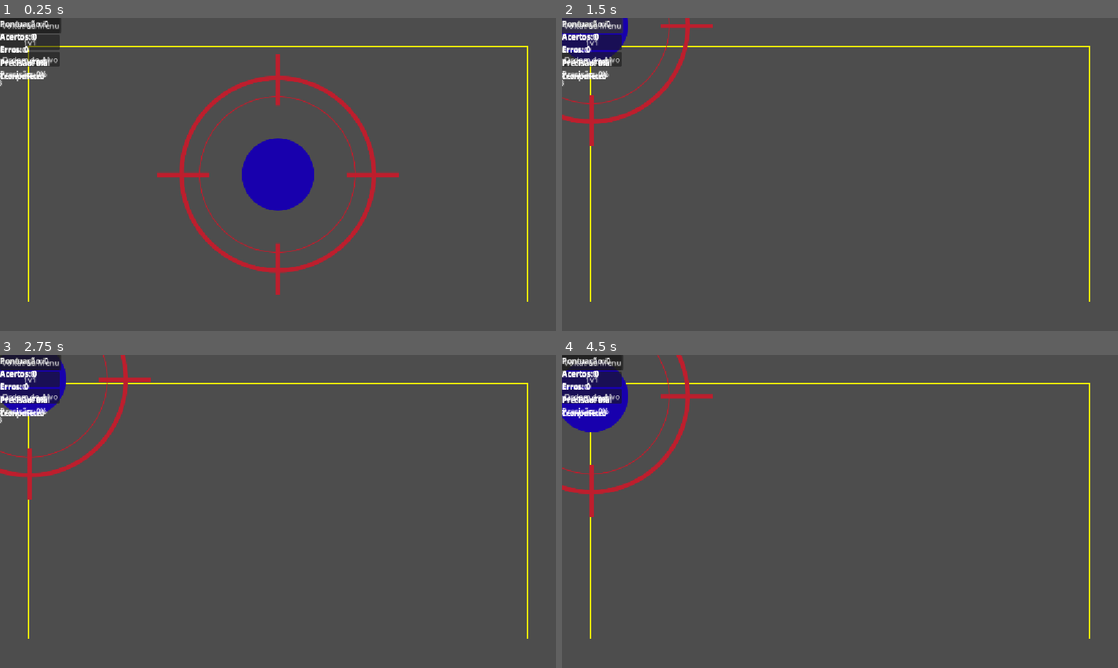
Above: before the commit, frames 1-4 (two rows, left to right).
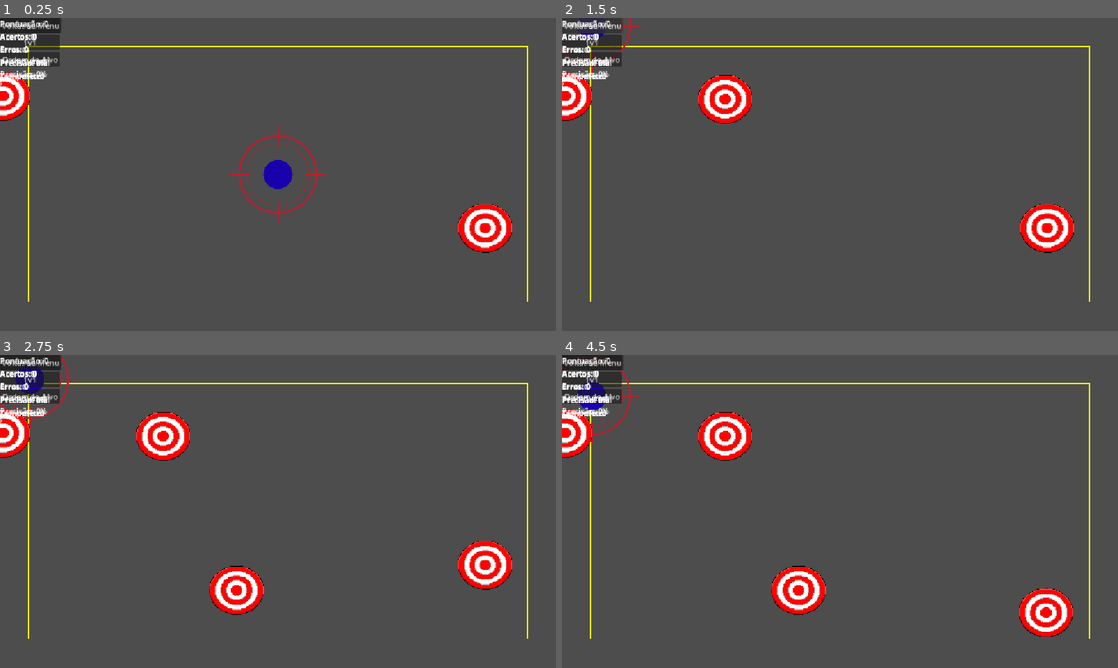
Above: after the commit, the same moments.

Repository: ditoslv/JOGO_CG2VA
Game: Godot game, scene res://TESTES/Teste_core.tscn
Same seed, same stepped clock (60 frames per second), same inputs: the game is played once before the commit and once after it. This scene is started directly instead of the project's main scene.
Inputs:
- Up to frame 1 (0.25 s): no input
- Up to frame 2 (1.5 s): click "Solo" at 0.5 s; click "Solo" at 1.25 s
- Up to frame 3 (2.75 s): click "1v1" at 2 s
- Up to frame 4 (4.5 s): click "Ordem do Alvo" at 2.75 s; click "1v1" at 3.5 s; click "Ordem do Alvo" at 4.25 s

The runs differ from the first frame. In frame 1, 6.8% of the frame differs, in the area x 0-93%, y 11-89%; in frame 2, 4.7%; in frame 3, 6.2%; in frame 4, 6.6%.

Commit message:
feat: ajusta volume e autoplay da música de fundo

Diff:
--- a/AudioManager.tscn
+++ b/AudioManager.tscn
@@ -1,8 +1,20 @@
 [gd_scene format=3 uid="uid://gp11a8663xuq"]
 
 [ext_resource type="Script" uid="uid://2egr7a83fkxy" path="res://audio_manager.gd" id="1_2nh25"]
+[ext_resource type="AudioStream" uid="uid://btmokgfedpsa" path="res://audios/arrow-impact.mp3" id="2_sxe6l"]
+[ext_resource type="AudioStream" uid="uid://d323kbxkll7rp" path="res://audios/error-126627.mp3" id="3_mh7xs"]
+[ext_resource type="AudioStream" uid="uid://b4cnmd4elfvx5" path="res://audios/『 Frieren Beyond Journey's End 』Epic OST - Sorikai _ (youtube).mp3" id="4_wda1a"]
 
 [node name="AudioManager" type="Node" unique_id=135494414]
 script = ExtResource("1_2nh25")
 
 [node name="SFX_Acerto" type="AudioStreamPlayer" parent="." unique_id=1185378648]
+stream = ExtResource("2_sxe6l")
+
+[node name="SFX_Erro" type="AudioStreamPlayer" parent="." unique_id=577739684]
+stream = ExtResource("3_mh7xs")
+
+[node name="Musica" type="AudioStreamPlayer" parent="." unique_id=2133037119]
+stream = ExtResource("4_wda1a")
+volume_db = -25.0
+autoplay = true
--- /dev/null
+++ b/Resources/Fases/fase_02_translacao.tres
@@ -0,0 +1,16 @@
+[gd_resource type="Resource" script_class="FaseConfig" load_steps=2 format=3]
+
+[ext_resource type="Script" uid="uid://ba21s4yrq1pdr" path="res://scripts/Core/FaseConfig.gd" id="1"]
+
+[resource]
+script = ExtResource("1")
+nome_fase = "Fase 2 - Translação"
+quantidade_alvos_simultaneos = 3
+total_de_alvos = 10
+intervalo_spawn = 1.2
+velocidade_base = 90.0
+direcao_padrao = Vector2(1, 0)
+velocidade_angular_padrao = 0.0
+escala_min_padrao = 1.0
+escala_max_padrao = 1.0
+tempo_de_vida_padrao = 3.5
--- /dev/null
+++ b/Resources/Fases/fase_03_translacao_rapida.tres
@@ -0,0 +1,16 @@
+[gd_resource type="Resource" script_class="FaseConfig" load_steps=2 format=3]
+
+[ext_resource type="Script" uid="uid://ba21s4yrq1pdr" path="res://scripts/Core/FaseConfig.gd" id="1"]
+
+[resource]
+script = ExtResource("1")
+nome_fase = "Fase 3 - Translação Rápida"
+quantidade_alvos_simultaneos = 4
+total_de_alvos = 12
+intervalo_spawn = 1.0
+velocidade_base = 180.0
+direcao_padrao = Vector2(1, 0)
+velocidade_angular_padrao = 0.0
+escala_min_padrao = 1.0
+escala_max_padrao = 1.0
+tempo_de_vida_padrao = 2.5
--- /dev/null
+++ b/Resources/Fases/fase_04_rotacao.tres
@@ -0,0 +1,16 @@
+[gd_resource type="Resource" script_class="FaseConfig" load_steps=2 format=3]
+
+[ext_resource type="Script" uid="uid://ba21s4yrq1pdr" path="res://scripts/Core/FaseConfig.gd" id="1"]
+
+[resource]
+script = ExtResource("1")
+nome_fase = "Fase 4 - Rotação"
+quantidade_alvos_simultaneos = 4
+total_de_alvos = 12
+intervalo_spawn = 1.0
+velocidade_base = 0.0
+direcao_padrao = Vector2(0, 0)
+velocidade_angular_padrao = 3.0
+escala_min_padrao = 1.0
+escala_max_padrao = 1.0
+tempo_de_vida_padrao = 3.5
--- /dev/null
+++ b/Resources/Fases/fase_05_escala.tres
@@ -0,0 +1,16 @@
+[gd_resource type="Resource" script_class="FaseConfig" load_steps=2 format=3]
+
+[ext_resource type="Script" uid="uid://ba21s4yrq1pdr" path="res://scripts/Core/FaseConfig.gd" id="1"]
+
+[resource]
+script = ExtResource("1")
+nome_fase = "Fase 5 - Escala"
+quantidade_alvos_simultaneos = 4
+total_de_alvos = 12
+intervalo_spawn = 1.0
+velocidade_base = 0.0
+direcao_padrao = Vector2(0, 0)
+velocidade_angular_padrao = 0.0
+escala_min_padrao = 0.6
+escala_max_padrao = 1.6
+tempo_de_vida_padrao = 3.5
--- /dev/null
+++ b/Resources/Fases/fase_06_combinacao.tres
@@ -0,0 +1,16 @@
+[gd_resource type="Resource" script_class="FaseConfig" load_steps=2 format=3]
+
+[ext_resource type="Script" uid="uid://ba21s4yrq1pdr" path="res://scripts/Core/FaseConfig.gd" id="1"]
+
+[resource]
+script = ExtResource("1")
+nome_fase = "Fase 6 - Combinação"
+quantidade_alvos_simultaneos = 5
+total_de_alvos = 15
+intervalo_spawn = 0.9
+velocidade_base = 110.0
+direcao_padrao = Vector2(1, -0.4)
+velocidade_angular_padrao = 2.0
+escala_min_padrao = 0.7
+escala_max_padrao = 1.4
+tempo_de_vida_padrao = 3.0
--- a/TESTES/Teste_core.tscn
+++ b/TESTES/Teste_core.tscn
@@ -18,6 +18,7 @@
 script = ExtResource("1_l0h3n")
 
 [node name="Sprite2D" type="Sprite2D" parent="Mira" unique_id=534126409]
+scale = Vector2(0.4, 0.4)
 texture = ExtResource("2_8fgkk")
 
 [node name="Disparo" type="Node2D" parent="." unique_id=833316843]
--- a/audio_manager.gd
+++ b/audio_manager.gd
@@ -1,4 +1,72 @@
 extends Node
+## Autoload (Project Settings > Autoload > AudioManager).
+## Ponto único de áudio do jogo: SFX de acerto/erro, música de fundo e
+## (futuramente) falas aleatórias.
+##
+## IMPORTANTE — por que este script NÃO precisa de nenhuma linha em
+## Disparo.gd nem em Target.gd (arquivos da Pessoa 1):
+## ScoreSystem já é Autoload e já emite o sinal público "score_updated"
+## a cada acerto ou erro (pensado, segundo o próprio comentário do
+## script, pra "qualquer script do jogo" consumir sem referência
+## explícita — é assim que a Pessoa 2 vai ler pro HUD). Este script só
+## assina esse mesmo sinal e compara os totais anteriores de acertos/
+## erros pra saber qual som tocar. Nenhum arquivo de outra pessoa
+## precisa ser alterado para o áudio funcionar.
+##
+## IMPORTANTE 2: os nós AudioStreamPlayer abaixo ainda precisam receber
+## um arquivo de áudio (stream) no Inspector do Godot — este script só
+## organiza QUANDO cada som toca, não substitui a necessidade de
+## arrastar os arquivos .wav/.ogg pra cada player na cena AudioManager.tscn.
 
-func tocar_acerto():
-	$SFX_Acerto.play()
+@onready var _sfx_acerto: AudioStreamPlayer = $SFX_Acerto
+@onready var _sfx_erro: AudioStreamPlayer = $SFX_Erro
+@onready var _musica: AudioStreamPlayer = $Musica
+
+var _acertos_anteriores: int = 0
+var _erros_anteriores: int = 0
+
+var volume_geral_db: float = 0.0:
+	set(v):
+		volume_geral_db = v
+		_sfx_acerto.volume_db = v
+		_sfx_erro.volume_db = v
+		_musica.volume_db = v
+
+
+func _ready() -> void:
+	# ScoreSystem é registrado como Autoload antes de AudioManager em
+	# project.godot, então já existe e está pronto neste momento.
+	ScoreSystem.score_updated.connect(_on_score_updated)
+
+
+func _on_score_updated(dados: Dictionary) -> void:
+	if dados["acertos"] > _acertos_anteriores:
+		tocar_acerto()
+	elif dados["erros"] > _erros_anteriores:
+		tocar_erro()
+	_acertos_anteriores = dados["acertos"]
+	_erros_anteriores = dados["erros"]
+
+
+func tocar_acerto() -> void:
+	_sfx_acerto.play()
+
+
+func tocar_erro() -> void:
+	_sfx_erro.play()
+
+
+## Toca a música de fundo em loop. Chame uma vez ao entrar em qualquer
+## modo (Solo, 1v1, Ordem do Alvo) — todos reaproveitam a mesma trilha.
+func tocar_musica_fundo() -> void:
+	if not _musica.playing:
+		_musica.play()
+
+
+func parar_musica_fundo() -> void:
+	_musica.stop()
+
+
+## Pontos de extensão futuros (fora do escopo do MVP):
+## - tocar_fala_aleatoria(): escolher e tocar uma fala aleatória entre
+##   várias, quando houver os arquivos de voz gravados.
--- a/scenes/Targets/Target.tscn
+++ b/scenes/Targets/Target.tscn
@@ -1,6 +1,8 @@
-[gd_scene format=3 uid="uid://cyg2v6d3pvwo2"]
+[gd_scene load_steps=5 format=3 uid="uid://cyg2v6d3pvwo2"]
 
 [ext_resource type="Script" uid="uid://cm4no4rmy7uqs" path="res://scripts/Target/Target.gd" id="1_v1p5q"]
+[ext_resource type="Texture2D" uid="uid://dk8tuomsdnn3v" path="res://assents/sprites/Sprite_alvo.png" id="2_sprite"]
+[ext_resource type="Script" path="res://scripts/Target/TargetImpactoParticulas.gd" id="3_particulas"]
 
 [sub_resource type="CircleShape2D" id="CircleShape2D_xrivr"]
 radius = 34.132095
@@ -9,7 +11,24 @@
 script = ExtResource("1_v1p5q")
 
 [node name="Sprite2D" type="Sprite2D" parent="." unique_id=1250471567]
+scale = Vector2(0.14442465, 0.13385083)
+texture = ExtResource("2_sprite")
 
 [node name="CollisionShape2D" type="CollisionShape2D" parent="." unique_id=892232909]
-position = Vector2(73, 49)
 shape = SubResource("CircleShape2D_xrivr")
+
+[node name="CPUParticles2D" type="CPUParticles2D" parent="." unique_id=1830033708]
+script = ExtResource("3_particulas")
+emitting = false
+amount = 20
+one_shot = true
+explosiveness = 1.0
+local_coords = false
+emission_shape = 1
+emission_sphere_radius = 45.85
+spread = 180.0
+gravity = Vector2(0, 200)
+initial_velocity_min = 150.0
+initial_velocity_max = 300.0
+scale_amount_max = 10.0
+color = Color(0.80302876, 0, 0.104973994, 1)
--- /dev/null
+++ b/scripts/Target/TargetImpactoParticulas.gd
@@ -0,0 +1,36 @@
+extends CPUParticles2D
+## Efeito de partículas de impacto do Target.
+##
+## Por que este script existe (e não fica dentro de Target.gd):
+## Target.registrar_acerto() torna o nó inteiro invisível (visible = false)
+## na mesma hora em que o acerto acontece, para o alvo sumir da tela.
+## Em Godot, quando um nó pai fica invisível, TODOS os filhos somem junto —
+## inclusive um CPUParticles2D que tenha acabado de começar a emitir.
+## Resultado: sem essa lógica, a explosão de partículas nunca chegaria a
+## aparecer, porque o alvo desaparece no mesmo frame em que ela começaria.
+##
+## Solução: este nó fica como "molde" (nunca emite ele mesmo). A cada
+## acerto, ele cria uma CÓPIA de si mesmo, direto na cena principal
+## (fora da árvore do Target), toca a explosão nessa cópia e a destrói
+## em seguida. Assim a explosão continua visível mesmo com o alvo
+## já escondido — e o alvo original continua reutilizável pelo
+## TargetSpawner (pool), porque nunca é removido da árvore.
+##
+## Não depende de nenhuma mudança em Target.gd, TargetSpawner.gd ou
+## Disparo.gd — só escuta o sinal público "target_hit" do alvo pai.
+
+func _ready() -> void:
+	emitting = false
+	var alvo := get_parent()
+	if alvo.has_signal("target_hit"):
+		alvo.target_hit.connect(_tocar_copia)
+
+
+func _tocar_copia(_pontos: int) -> void:
+	var copia: CPUParticles2D = duplicate()
+	copia.set_script(null)  # a cópia só precisa tocar e sumir, não escutar nada
+	get_tree().current_scene.add_child(copia)
+	copia.global_position = global_position
+	copia.emitting = true
+	await get_tree().create_timer(1.2).timeout
+	copia.queue_free()
Not shown, added: audios/arrow-impact.mp3.import
Not shown, added: audios/error-126627.mp3.import
Not shown, added: audios/『 Frieren Beyond Journey's End 』Epic OST - Sorikai _ (youtube).mp3.import
Not shown, added: scripts/Target/TargetImpactoParticulas.gd.uid
Not shown, added: TESTES/Teste_core.tscn6852217249.tmp
Not shown, added: TESTES/Teste_core.tscn7036328356.tmp
Not shown, added: audios/arrow-impact.mp3
Not shown, added: audios/error-126627.mp3
Not shown, added: audios/『 Frieren Beyond Journey's End 』Epic OST - Sorikai _ (youtube).mp3
